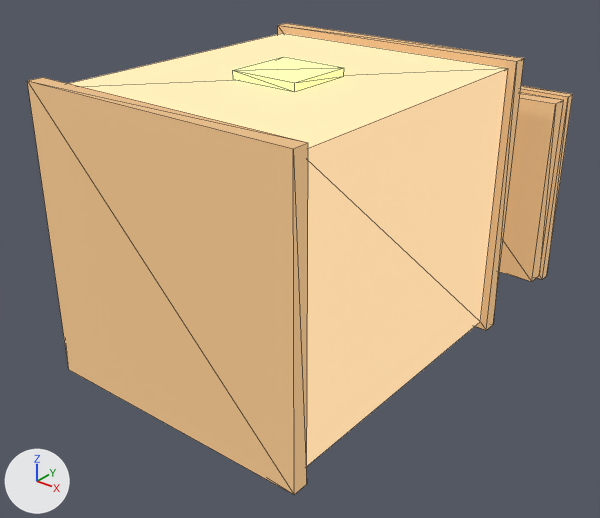
The glTF model assets/procedural/pretty/crate.glb: old version first, new version second.
Before and after are seen from a camera (50 mm lens) standing at (1.206, -1.067, 0.808) and looking at (0.026, 0.409, -0.107). The axes (+X, +Y, +Z) are drawn at lower left. The lights are the same throughout. The picture after the commit comes second. Mesh edges are drawn as thin lines.

Names of what the first picture shows: 'body', 'bot', 'lid_loose', 'lid_loose_top', 'mark', 'top'.
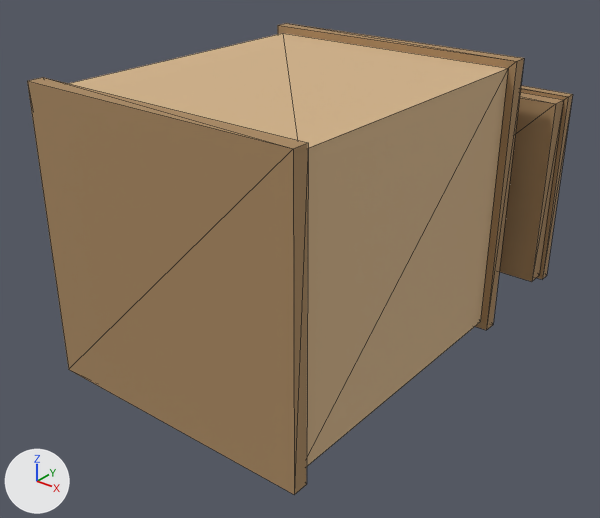
The newer file is also turned or shifted as a whole; pictures and numbers use the older file's frame.

Patch to the scene script:
```diff
--- a/assets/procedural/pretty/crate.glb.py
+++ b/assets/procedural/pretty/crate.glb.py
@@ mat_crate_wood @@
 mat_crate_wood.roughness = 0.9
-mat_crate_wood.emission_color = (0.65, 0.45, 0.25)  # beige #d3b389
-mat_crate_wood.emission_strength = 1.0
@@ mat_crate_wood_dark @@
 mat_crate_wood_dark.roughness = 0.95
-mat_crate_wood_dark.emission_color = (0.4, 0.25, 0.12)  # brown #aa8961
-mat_crate_wood_dark.emission_strength = 1.0
@@ mat_crate_mark @@
 mat_crate_mark.roughness = 0.7
-mat_crate_mark.emission_color = (0.95, 0.7, 0.25)  # yellow #f9da89
-mat_crate_mark.emission_strength = 1.0
```

Pixel boxes [x1, y1, x2, y2] of what changed, in the pictures (600 x 518 px):
'bot', recoloured, surface changed (darker)
    both: [27, 77, 308, 495]
'body', recoloured, surface changed (darker)
    both: [68, 33, 508, 466]
'lid_loose', recoloured, surface changed (darker)
    both: [499, 92, 564, 282]
'top', recoloured, surface changed
    both: [278, 23, 524, 330]
'mark', recoloured, surface changed
    both: [233, 57, 344, 92]
'lid_loose_top', recoloured, surface changed (darker)
    both: [520, 85, 573, 279]
